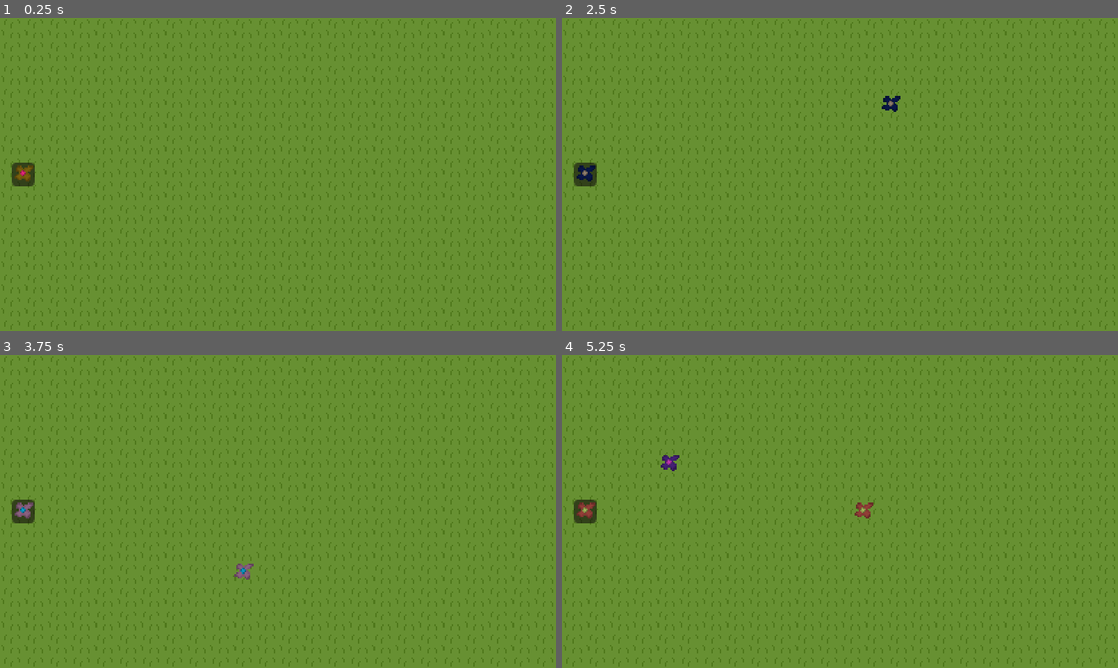
Above: before the commit, frames 1-4 (two rows, left to right).
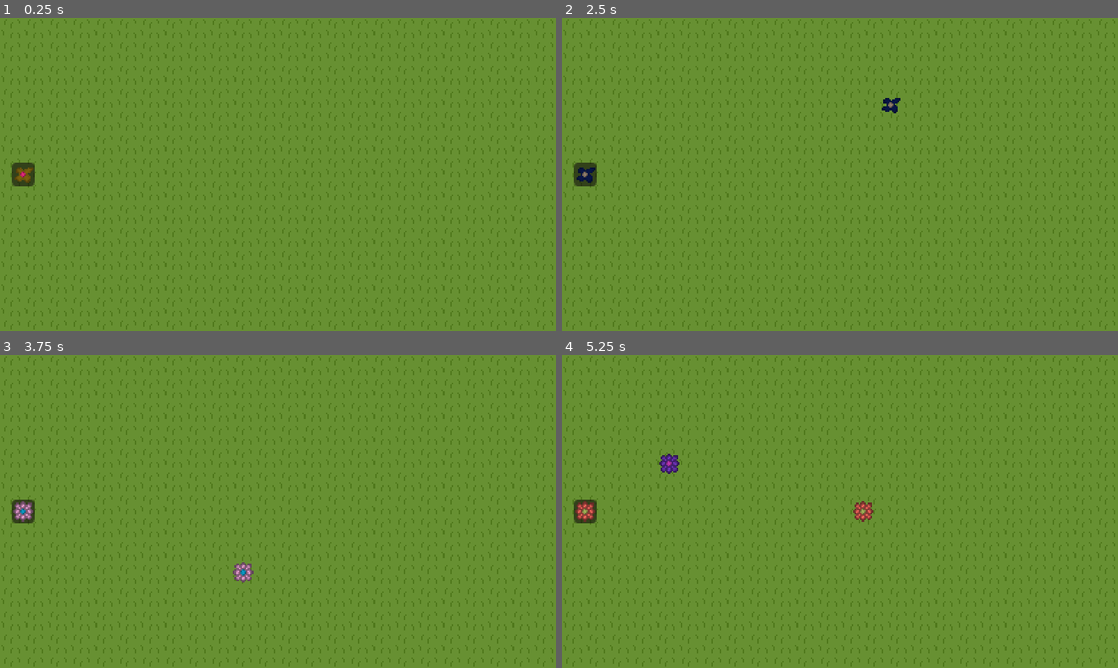
Above: after the commit, the same moments.

Repository: thejenske-dev/Godot-bloemGame
Game: Godot game, scene res://Scenes/test_initial.tscn
The game is run twice, just before and just after one commit, with the same random seed, the same clock (stepped at 60 frames per second) and the same inputs.
Inputs (mouse positions are in pixels of both pictures, inside the frame that each line leads up to):
- Up to frame 1 (0.25 s): no input
- Up to frame 2 (2.5 s): tap Enter at 0.5 s; move the mouse to (584, 174) at 0.52 s; hold Right (arrow_right, bound only after the commit) 0.53-1.28 s; click (584, 174) at 0.6 s; tap Mouse wheel down (Scroll_down) at 0.8, 1.35 s; tap R (Reset) at 1.25, 2 s; move the mouse to (584, 171) at 1.27 s; hold Down (arrow_down) 1.28-2.03 s; click (584, 171) at 1.42 s; tap Mouse wheel up (Scroll_up) at 1.55, 2.1 s; move the mouse to (895, 105) at 2.02 s; hold Right (arrow_right, bound only after the commit) from 2.03 s (still down); click (895, 105) at 2.3 s
- Up to frame 3 (3.75 s): tap R (Reset) at 2.75, 3.5 s; move the mouse to (250, 574) at 2.77 s; release Right (arrow_right, bound only after the commit) at 2.78 s; hold Up (arrow_up) 2.78-3.53 s; click (250, 574) at 2.85 s; tap Mouse wheel down (Scroll_down) at 3.05, 3.6 s; move the mouse to (244, 574) at 3.52 s; hold Left (arrow_left, bound only after the commit) from 3.53 s (still down); click (244, 574) at 3.67 s
- Up to frame 4 (5.25 s): tap Mouse wheel up (Scroll_up) at 3.8, 4.35 s; tap R (Reset) at 4.25 s; move the mouse to (673, 464) at 4.27 s; click (673, 464) at 4.55 s; move the mouse to (867, 511) at 5.02 s; release Left (arrow_left, bound only after the commit) at 5.03 s; hold Down (arrow_down) from 5.03 s (still down); click (867, 511) at 5.1 s

The runs differ from the first frame. In frame 1, less than 0.1% of the frame differs, in the area x 2-6%, y 47-53%; in frame 2, 0.1%; in frame 3, 0.2%; in frame 4, 0.4%, in the area x 2-56%, y 31-54%.

Commit message:
Sprite switch done + New flowers

Diff:
--- /dev/null
+++ b/Scenes/Test_SpriteChange.tscn
@@ -0,0 +1,11 @@
+[gd_scene format=3 uid="uid://i0txuunno2a0"]
+
+[ext_resource type="Script" uid="uid://bny1lq2d305ep" path="res://Scenes/test_sprite_change.gd" id="1_e3f0w"]
+[ext_resource type="Texture2D" uid="uid://bq7v55wivk1y8" path="res://graphics/Flowers/Grayscale_flowerLeaves.png" id="1_jj0jb"]
+
+[node name="Node2D" type="Node2D" unique_id=2055847671]
+script = ExtResource("1_e3f0w")
+
+[node name="Test_leave" type="Sprite2D" parent="." unique_id=896631024]
+texture_filter = 1
+texture = ExtResource("1_jj0jb")
--- a/Scenes/flower.gd
+++ b/Scenes/flower.gd
@@ -1,6 +1,7 @@
 extends Node2D
 
 signal flowerColorChanged(leaves:Color,center:Color)
+
 
 # Called when the node enters the scene tree for the first time.
 func _ready() -> void:
@@ -21,3 +22,7 @@
 	$Flower_leaves.self_modulate = Leaves
 	$Flower_center.self_modulate = Center
 	#flowerColorChanged.emit(Center,Leaves)
+func changeLeaves(part_sprite) -> void:
+	print(part_sprite)
+	var texture = load(part_sprite)
+	$Flower_leaves.texture = texture
--- a/Scenes/flower.tscn
+++ b/Scenes/flower.tscn
@@ -18,7 +18,6 @@
 [node name="Flower_center" type="Sprite2D" parent="." unique_id=59234353]
 self_modulate = Color(0.50332844, 0.4525118, 0.78911275, 1)
 texture_filter = 1
-position = Vector2(0, -1)
 texture = ExtResource("3_88g82")
 
 [node name="Area2D" type="Area2D" parent="." unique_id=1524891180]
--- /dev/null
+++ b/Scenes/test_sprite_change.gd
@@ -0,0 +1,14 @@
+extends Node2D
+
+var leaves = ["uid://bq7v55wivk1y8","uid://dgxd2kcujjq1k"]
+@onready var test_leave: Sprite2D = $Test_leave
+
+# Called when the node enters the scene tree for the first time.
+func _ready() -> void:
+	pass # Replace with function body.
+
+
+# Called every frame. 'delta' is the elapsed time since the previous frame.
+func _process(delta: float) -> void:
+	var sprite = load(leaves[1])
+	$Test_leave.texture = sprite
--- a/Scenes/ui/flower_preview.gd
+++ b/Scenes/ui/flower_preview.gd
@@ -14,5 +14,6 @@
 func _process(delta: float) -> void:
 	pass
 
-func change_preview(center: Color, leaves: Color) -> void:
+func change_preview(center: Color, leaves: Color,part_sprite) -> void:
 	flower.changeColor(center,leaves)
+	flower.changeLeaves(part_sprite)
--- a/flower_manager.gd
+++ b/flower_manager.gd
@@ -12,6 +12,12 @@
 var flowerColor_center = Color(0.957,0.173,0.502)
 var flowerColor_leaves = Color(0.789, 0.623, 0.094)
 @onready var control: Control = $"../Control"
+
+#All leave sprites ID's
+var leave_parts = ["uid://bq7v55wivk1y8","uid://dgxd2kcujjq1k","uid://ftdwa4k85otq"]
+var current_leave_id = 0
+
+
 
 # Called when the node enters the scene tree for the first time.
 func _ready() -> void:
@@ -29,9 +35,9 @@
 		new_flower.position = flower_pos
 		#Set the color of the flower
 		new_flower.changeColor(flowerColor_center,flowerColor_leaves)
+		new_flower.changeLeaves(leave_parts[current_leave_id])
 		#Add the new flower to the node tree.
 		add_child(new_flower)
-
 
 
 	#Resetting the garden and deletes all child flowers
@@ -53,14 +59,28 @@
 		#Changes both sprites
 		setColors()
 		#Change the UI preview flowers color
-		control.change_preview(flowerColor_center,flowerColor_leaves)
+		control.change_preview(flowerColor_center,flowerColor_leaves,leave_parts[current_leave_id])
 
 
 	if(Input.is_action_just_pressed("arrow_down") or Input.is_action_just_pressed("Scroll_down")):
 		#Changes both sprites
 		setColors()
 		#Change the UI preview flowers color
-		control.change_preview(flowerColor_center,flowerColor_leaves)
+		control.change_preview(flowerColor_center,flowerColor_leaves,leave_parts[current_leave_id])
+
+	if(Input.is_action_just_pressed("arrow_left")):
+		#Pick the next sprite in the dictionairy
+		if(current_leave_id < leave_parts.size()-1):
+			current_leave_id+=1
+			control.change_preview(flowerColor_center,flowerColor_leaves,leave_parts[current_leave_id])
+	if(Input.is_action_just_pressed("arrow_right")):
+		#Pick the next sprite in the dictionairy
+		if(current_leave_id > 0):
+			current_leave_id-=1
+			control.change_preview(flowerColor_center,flowerColor_leaves,leave_parts[current_leave_id])
+
+		#Call Change leaves function and pass the sprite location
+		pass
 
 
 func setColors() -> void:
--- a/project.godot
+++ b/project.godot
@@ -59,6 +59,16 @@
 "events": [Object(InputEventMouseButton,"resource_local_to_scene":false,"resource_name":"","device":-1,"window_id":0,"a …(253 unchanged characters)…
 ]
 }
+arrow_left={
+"deadzone": 0.2,
+"events": [Object(InputEventKey,"resource_local_to_scene":false,"resource_name":"","device":-1,"window_id":0,"alt_pressed":false,"shift_pressed":false,"ctrl_pressed":false,"meta_pressed":false,"pressed":false,"keycode":0,"physical_keycode":4194319,"key_label":0,"unicode":0,"location":0,"echo":false,"script":null)
+]
+}
+arrow_right={
+"deadzone": 0.2,
+"events": [Object(InputEventKey,"resource_local_to_scene":false,"resource_name":"","device":-1,"window_id":0,"alt_pressed":false,"shift_pressed":false,"ctrl_pressed":false,"meta_pressed":false,"pressed":false,"keycode":0,"physical_keycode":4194321,"key_label":0,"unicode":0,"location":0,"echo":false,"script":null)
+]
+}
 
 [physics]
 
Not shown, added: Scenes/test_sprite_change.gd.uid
Not shown, changed: export_presets.cfg
Binary file changed: graphics/Flowers/Grayscale_flowerLeaves.png
Binary file added: graphics/Flowers/Grayscale_flowerLeaves_2.png
Not shown, added: graphics/Flowers/Grayscale_flowerLeaves_2.png.import
Binary file added: graphics/Flowers/Grayscale_flowerLeaves_3.png
Not shown, added: graphics/Flowers/Grayscale_flowerLeaves_3.png.import
Not shown, changed: Bloemania.pck
Not shown, added: graphics/Flowers/Grayscale_flowerLeaves.png.pxo
Not shown, added: graphics/Flowers/Grayscale_flowerLeaves_2.pxo
Not shown, added: graphics/Flowers/Grayscale_flowerLeaves_3.pxo
